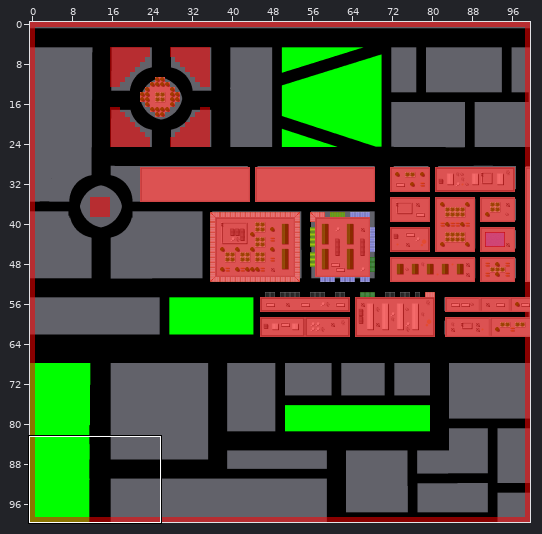
Tiled map: assets/maps/City1.tmx. Above, an overview of the earlier version with the close-up marked.
Close-up. First the earlier version:
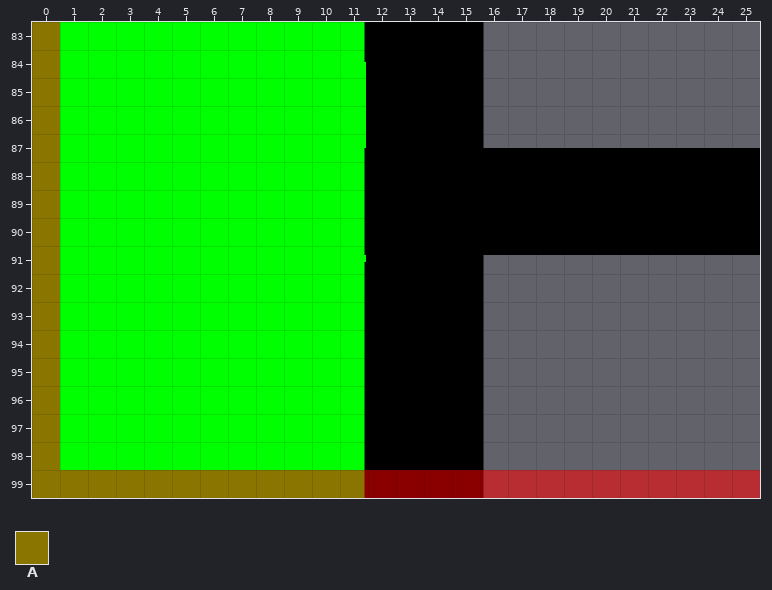
Cells are 32x32 px. Shown: x 0..25, y 83..99. The commit also changed other parts of the map, which this record leaves out.
Key: from "SolidTiles": A 0.
_ is an empty cell.
Layers that did not change in this view are not listed.
Layer "Collisions" before, first column x 0:
 83 A_________________________
 84 A_________________________
 85 A_________________________
 86 A_________________________
 87 A_________________________
 88 A_________________________
 89 A_________________________
 90 A_________________________
 91 A_________________________
 92 A_________________________
 93 A_________________________
 94 A_________________________
 95 A_________________________
 96 A_________________________
 97 A_________________________
 98 A_________________________
 99 AAAAAAAAAAAAAAAAAAAAAAAAAA
And afterwards:
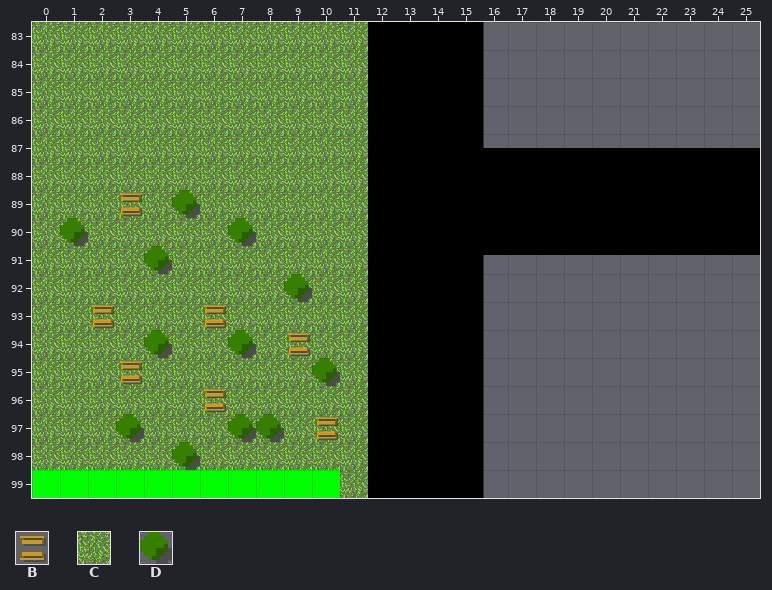
Further tiles: from "Awnings": B 10, C 17, D 18.
Tiles of an added or newly shown layer are drawn over the layers below it.
See-through tiles are keyed as they look on the map.
From old to new:
Changed rows in their new state; . is an unchanged cell.
Layer "Background" (added):
first column x 0:
 83 CCCCCCCCCCCC
 84 CCCCCCCCCCCC
 85 CCCCCCCCCCCC
 86 CCCCCCCCCCCC
 87 CCCCCCCCCCCC
 88 CCCCCCCCCCCC
 89 CCCCCCCCCCCC
 90 CCCCCCCCCCCC
 91 CCCCCCCCCCCC
 92 CCCCCCCCCCCC
 93 CCCCCCCCCCCC
 94 CCCCCCCCCCCC
 95 CCCCCCCCCCCC
 96 CCCCCCCCCCCC
 97 CCCCCCCCCCCC
 98 CCCCCCCCCCCC
 99 ...........C
Layer "Decoration" (added):
first column x 1:
 89 ..B.D.....
 90 D.....D...
 91 ...D......
 92 ........D.
 93 .B...B....
 94 ...D..D.B.
 95 ..B......D
 96 .....B....
 97 ..D...DD.B
 98 ....D.....
Layer "Collisions" (now hidden):
first column x 0:
 83 _.........................
 84 _.........................
 85 _.........................
 86 _.........................
 87 _.........................
 88 _.........................
 89 _.........................
 90 _.........................
 91 _.........................
 92 _.........................
 93 _.........................
 94 _.........................
 95 _.........................
 96 _.........................
 97 _.........................
 98 _.........................
 99 __________________________
Pixel boxes of the changes (left, top, right, bottom) in both close-ups:
changed: (32, 22, 760, 498)
